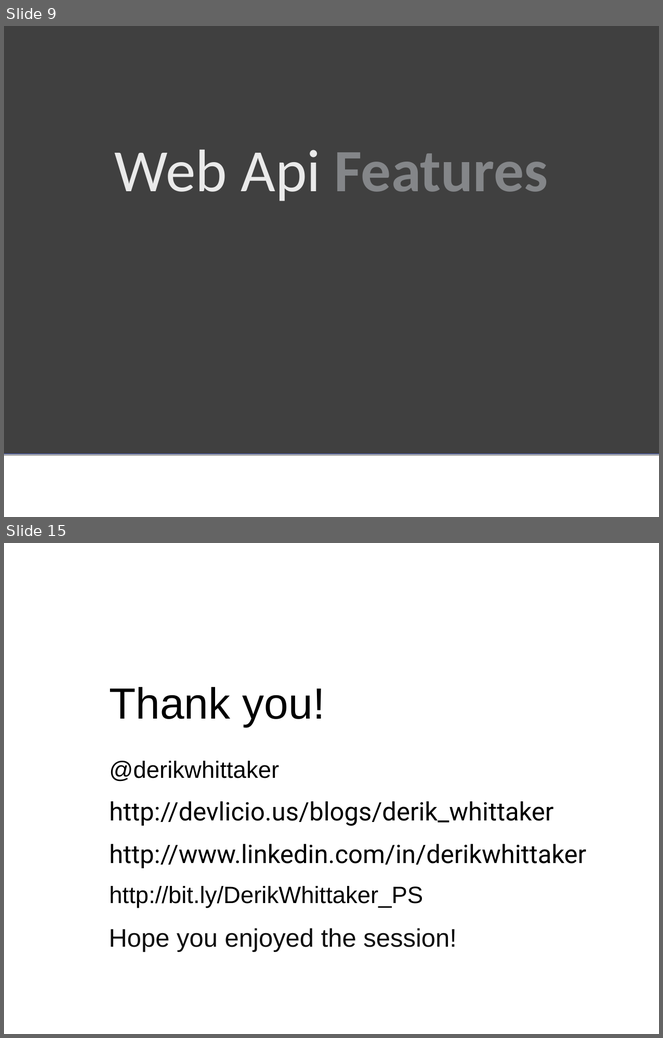
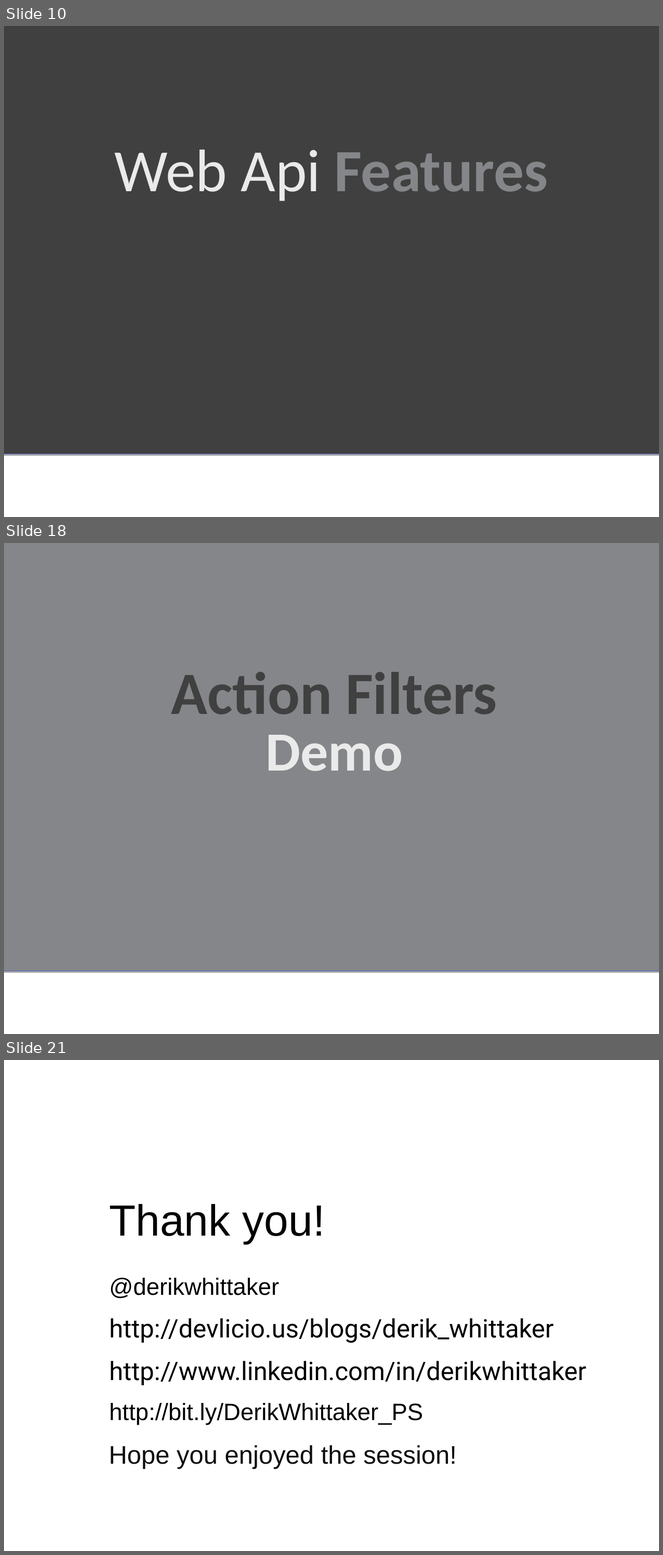
Before and after one commit to derikwhittaker/Demo.DevReach, a slide deck: WebApi/Derik.Whittaker-WebApi.ppt. Shown one above the other, each under a label of ours: slides 9 and 15 before the commit, slides 10, 18 and 21 after it; the slides between them are not shown. The pictures are 663x1038 and 663x1555 pixels, drawn with LibreOffice and Linux fonts; fonts in the diff are those of the drawing; background and template pictures are left out. Boxes give left, top, right and bottom in pixels: in the first picture for what was removed or moved away, otherwise in the second. Text is boxed around its words. In the diff, an @@ line names an element or a change of style, - is before the commit and + after.

```diff
--- a/WebApi/Derik.Whittaker-WebApi.ppt
+++ b/WebApi/Derik.Whittaker-WebApi.ppt
@@ slide 18 added at bbox=[4, 543, 659, 1034], background picture (left out) @@
@@ rectangle added at bbox=[4, 543, 659, 971], fill #848689, outline #4963C6 0.74 pt @@
@@ title added at bbox=[171, 672, 497, 715], 66 pt, text #404040, bold @@
+Action Filters
@@ text added at bbox=[266, 735, 403, 771], 60.8 pt, text #EAEAEA, bold @@
+Demo
@@ what was slide 9 is now slide 10 @@
@@ what was slide 15 is now slide 21 @@
```
Also in this commit, not shown: 1 slide changed, 10 other slides added, 5 slides removed, 1 other file.
